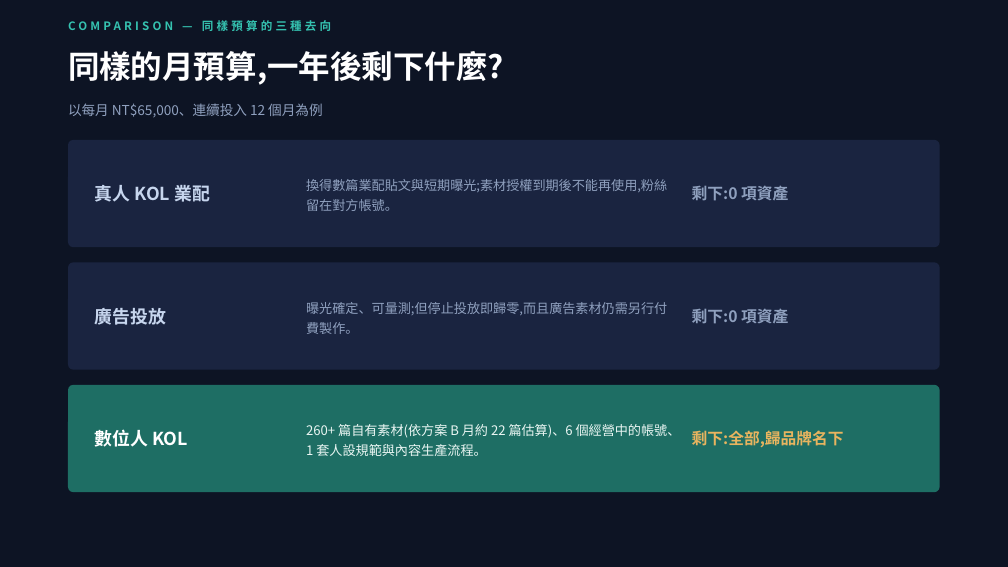
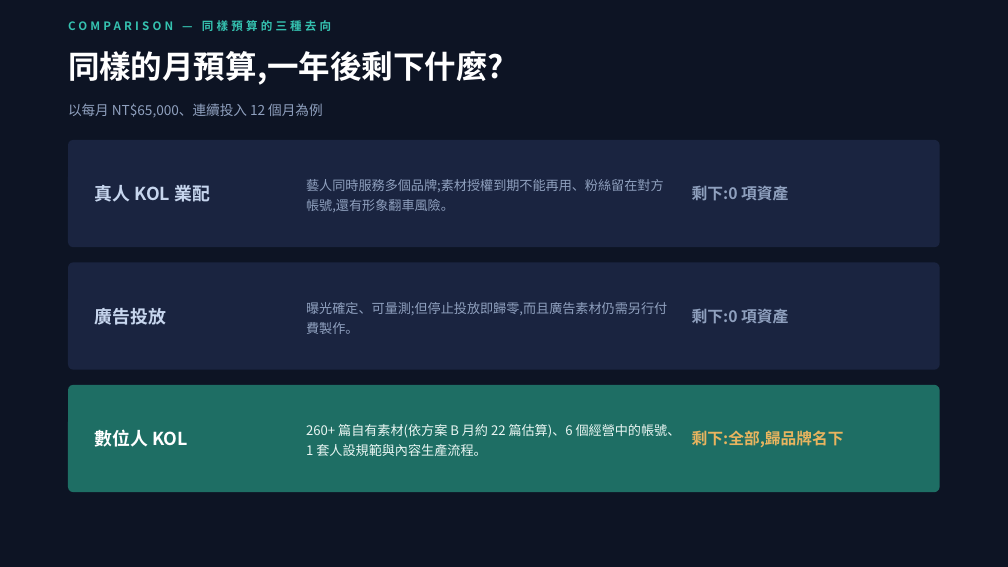
Before and after one commit to pennyhuang-oss/Virtual_KOL_Studio, a slide deck: slide 3 of business/數位人KOL-對外提案簡報.pptx. Drawn at 1008x567 pixels with LibreOffice and Linux fonts; fonts in the diff are those of the drawing. Boxes give left, top, right and bottom in pixels: in the first picture for what was removed or moved away, otherwise in the second. Text is boxed around its words. In the diff, an @@ line names an element or a change of style, - is before the commit and + after.

```diff
--- a/business/數位人KOL-對外提案簡報.pptx
+++ b/business/數位人KOL-對外提案簡報.pptx
@@ text at [306,179,664,212]: text changed @@
-換得數篇業配貼文與短期曝光;素材授權到期後不能再使用,粉絲留在對方帳號。
+藝人同時服務多個品牌;素材授權到期不能再用、粉絲留在對方帳號,還有形象翻車風險。
```
Also in this commit, not shown: 5 other slides changed, 2 slides added, 1 slide removed, 2 other files.
